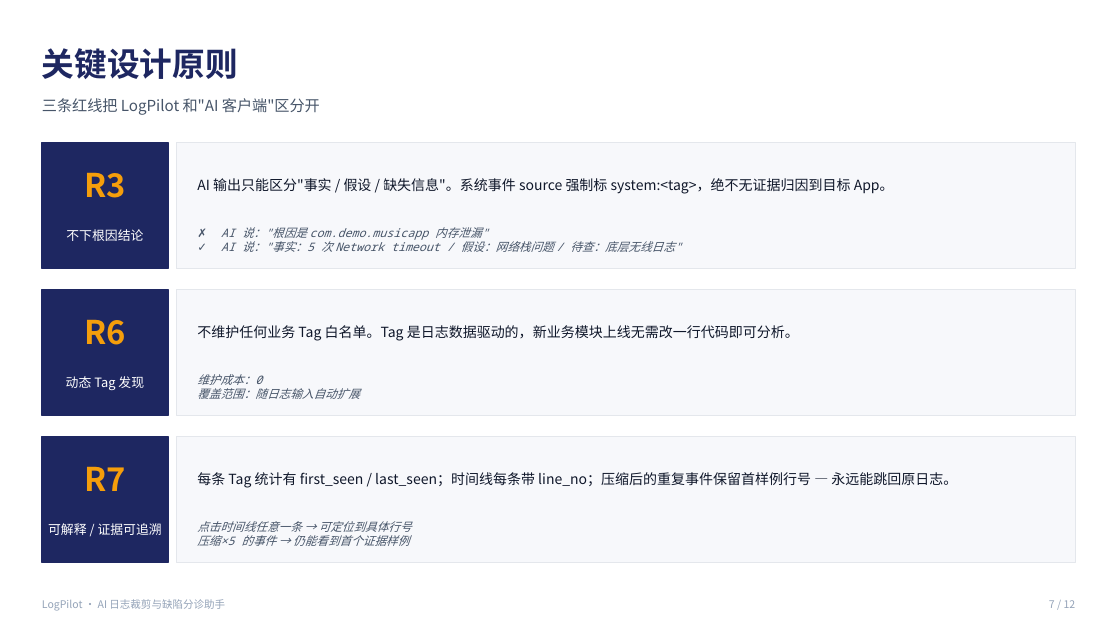
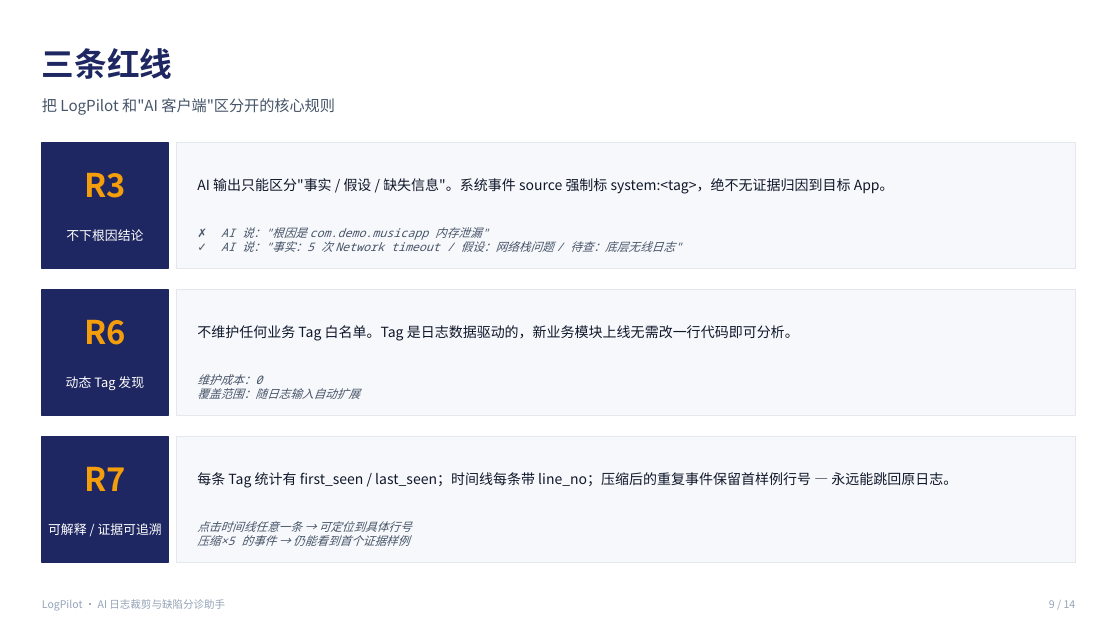
Before and after one commit to caoyuan-fire/LogPilot, a slide deck: slide 9 of ppt-build/LogPilot-项目介绍.pptx (slide 7 before the commit). Drawn at 1120x630 pixels with LibreOffice and Linux fonts; fonts in the diff are those of the drawing. Boxes give left, top, right and bottom in pixels: in the first picture for what was removed or moved away, otherwise in the second. Text is boxed around its words. In the diff, an @@ line names an element or a change of style, - is before the commit and + after.

```diff
--- a/ppt-build/LogPilot-项目介绍.pptx
+++ b/ppt-build/LogPilot-项目介绍.pptx
@@ text at box(42, 48, 173, 79): text changed @@
-关键设计原则
+三条红线
@@ text at box(42, 98, 335, 115): text changed @@
-三条红线把 LogPilot 和"AI 客户端"区分开
+把 LogPilot 和"AI 客户端"区分开的核心规则
@@ text at box(1049, 600, 1076, 608): text changed @@
-7 / 12
+9 / 14
```
Also in this commit, not shown: 8 other slides changed, 5 slides added, 3 slides removed, 1 other file.
